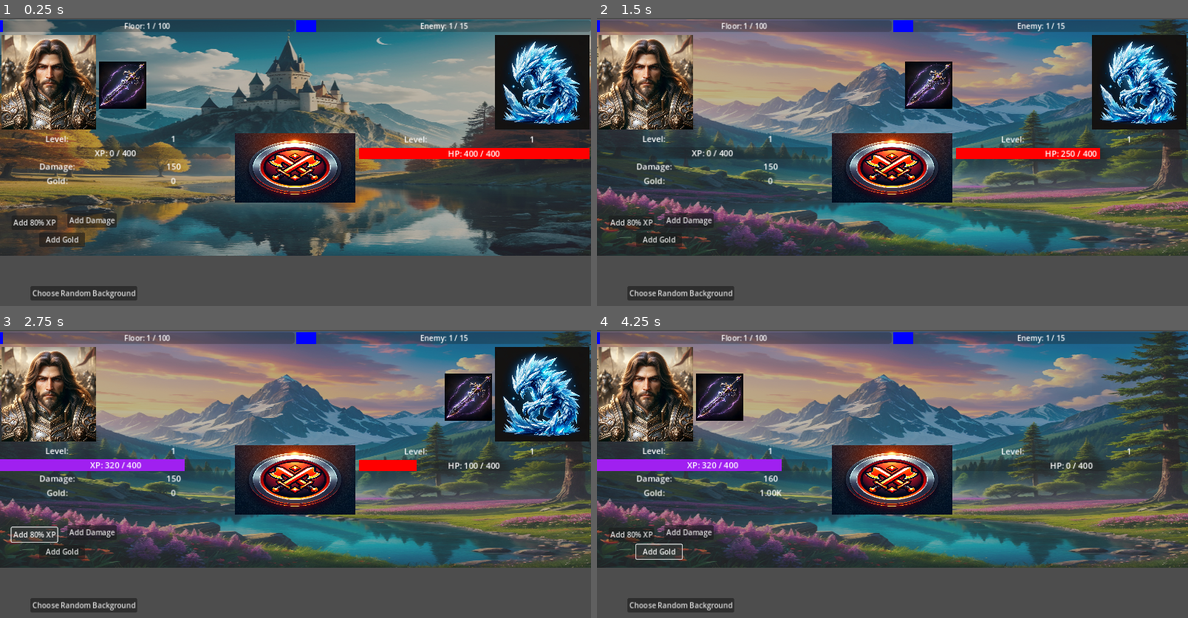
Above: before the commit, frames 1-4 (two rows, left to right).
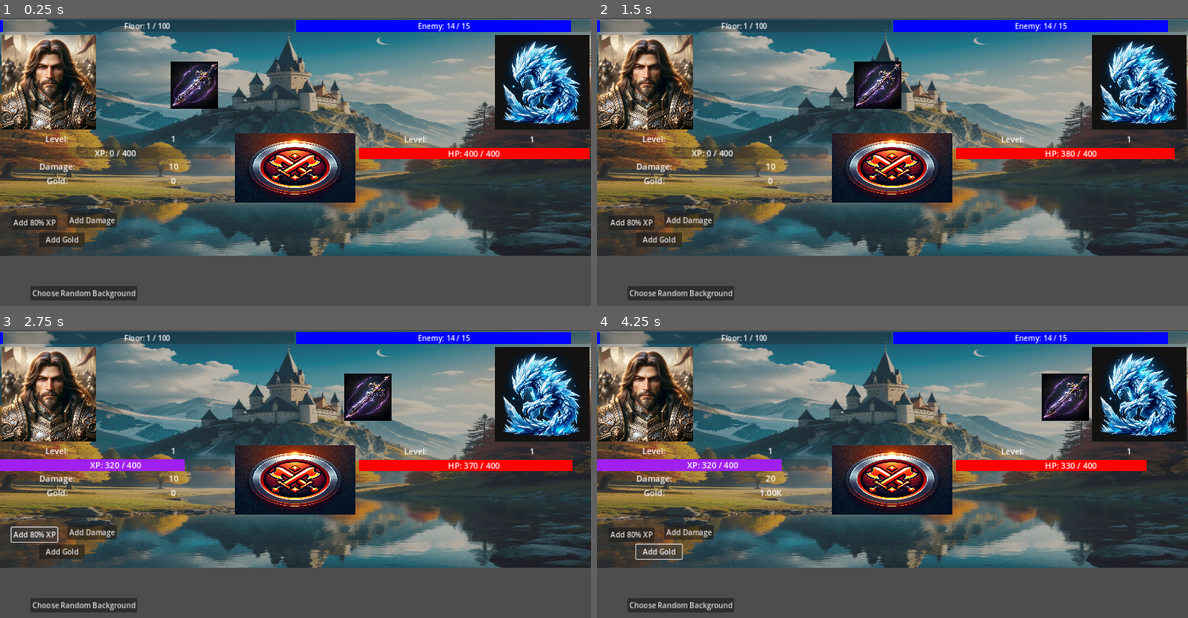
Above: after the commit, the same moments.

Repository: Pepice23/ClimbTheTower
Game: Godot game, scene res://scenes/main/main.tscn
The game is run twice, just before and just after one commit, with the same random seed, the same clock (stepped at 60 frames per second) and the same inputs. The project has no main scene, so this scene is started directly.
Inputs (mouse positions are in pixels of both pictures, inside the frame that each line leads up to):
- Up to frame 1 (0.25 s): no input
- Up to frame 2 (1.5 s): click "Choose Random Background" at 0.5 s; click (892, 167) at 1.25 s
- Up to frame 3 (2.75 s): click "Add 80% XP" at 2 s
- Up to frame 4 (4.25 s): click "Add Damage" at 2.75 s; click "Add Gold" at 3.5 s

The runs differ from the first frame. In frame 1, 4.4% of the frame differs, in the area x 16-97%, y 0-53%; in frame 2, 56%; in frame 3, 55%; in frame 4, 61%, in the area x 0-100%, y 0-83%.

Commit message:
implemented boss battle

Diff:
--- a/autoloads/battle.gd
+++ b/autoloads/battle.gd
@@ -1,8 +1,12 @@
 extends Node
 
-signal begin_normal_battle
+var boss_battle = false
+
+signal begin_battle
 signal player_auto_attack
 signal stop_attack_timer
+signal player_wins_boss_battle
+signal player_loses_boss_battle
 
 # Called when the node enters the scene tree for the first time.
 func _ready():
@@ -16,10 +20,12 @@
 
 func start_boss_battle():
 	print("boss battle started")
+	boss_battle = true
+	emit_signal("begin_battle")
 
 func start_normal_battle():
 	print("normal battle started")
-	emit_signal("begin_normal_battle")
+	emit_signal("begin_battle")
 
 func auto_attack():
 	if EnemyData.enemy_current_hp > 0:
@@ -28,3 +34,16 @@
 		EnemyData.enemy_current_hp = 0
 		emit_signal("stop_attack_timer")
 	emit_signal("player_auto_attack")
+
+func boss_auto_attack():
+	if EnemyData.enemy_current_hp > 0 and EnemyData.boss_time_current > 0:
+		EnemyData.enemy_current_hp -= PlayerData.player_damage
+	if EnemyData.enemy_current_hp <= 0 and EnemyData.boss_time_current > 0:
+		EnemyData.enemy_current_hp = 0
+		emit_signal("stop_attack_timer")
+		emit_signal("player_wins_boss_battle")
+	if EnemyData.boss_time_current == 0 and EnemyData.enemy_current_hp > 0:
+		print("Player lost boss battle")
+		emit_signal("stop_attack_timer")
+		emit_signal("player_loses_boss_battle")
+	emit_signal("player_auto_attack")
--- a/autoloads/enemy_data.gd
+++ b/autoloads/enemy_data.gd
@@ -6,6 +6,7 @@
 var boss_time_current = 30
 
 signal change_enemy_health
+signal change_boss_timer
 
 # Called when the node enters the scene tree for the first time.
 func _ready():
@@ -19,3 +20,7 @@
 	if enemy_current_hp >= PlayerData.player_damage:
 		enemy_current_hp -= PlayerData.player_damage
 		emit_signal("change_enemy_health")
+
+func decrease_boss_timer():
+	boss_time_current -= 1
+	emit_signal("change_boss_timer")
--- a/autoloads/player_data.gd
+++ b/autoloads/player_data.gd
@@ -1,10 +1,10 @@
 extends Node
 
 var current_floor = 1
-var current_enemy = 1
+var current_enemy = 14
 var floor_max = 100
 var enemy_max = 15
-var player_damage = 150
+var player_damage = 10
 var player_level = 1
 var player_current_xp = 0
 var player_max_xp = 400
@@ -38,8 +38,13 @@
 func increase_current_floor():
 	current_floor += 1
 	reset_current_enemy() # If the floor changes enemy will be reset
+	Battle.boss_battle = false
 	emit_signal("change_current_floor")
 	emit_signal("change_enemy_level")
+
+func reset_current_floor():
+	reset_current_enemy()
+	Battle.boss_battle = false
 
 func increase_current_xp(percent=80):
 	player_current_xp += percent / 100.0 * player_max_xp
--- a/scenes/enemy_stat_display/enemy_stat_display.gd
+++ b/scenes/enemy_stat_display/enemy_stat_display.gd
@@ -14,6 +14,7 @@
 	PlayerData.connect("show_boss_timer", toggle_boss_timer_container_visibility)
 	PlayerData.connect("change_enemy_level", enemy_level_update)
 	EnemyData.connect("change_enemy_health", update_hp_progress)
+	EnemyData.connect("change_boss_timer", update_boss_timer_progress)
 	Battle.connect("player_auto_attack", update_hp_progress)
 
 func toggle_boss_timer_container_visibility():
--- a/scenes/main/main.gd
+++ b/scenes/main/main.gd
@@ -6,9 +6,11 @@
 
 # Called when the node enters the scene tree for the first time.
 func _ready():
-	Battle.connect("begin_normal_battle", on_begin_normal_battle)
+	Battle.connect("begin_battle", on_begin_battle)
 	animation_player.connect("animation_finished", on_attack_animation_finished)
 	Battle.connect("stop_attack_timer", battle_finished)
+	Battle.connect("player_wins_boss_battle", player_wins_boss_battle)
+	Battle.connect("player_loses_boss_battle", player_loses_boss_battle)
 	Battle.start_battle()
 
 func _on_attack_timer_timeout():
@@ -27,15 +29,19 @@
 	PlayerData.increase_current_gold()
 
 func _on_choose_bg_pressed():
-	Helpers.choose_random_background()
-	background_image.texture = load(Helpers.random_background)
+	pass
 
-func on_begin_normal_battle():
+func on_begin_battle():
 	attack_timer.start()
 
 func on_attack_animation_finished(animation_name):
 	if animation_name == "weapon_attack":
-		Battle.auto_attack()
+		if Battle.boss_battle:
+			EnemyData.decrease_boss_timer()
+			Battle.boss_auto_attack()
+		else:
+			Battle.auto_attack()
+
 	if animation_name == "RESET":
 		animation_player.play("enemy_disappear")
 	if animation_name == "enemy_disappear":
@@ -50,3 +56,13 @@
 func battle_finished():
 	attack_timer.stop()
 	animation_player.play("RESET")
+
+func player_wins_boss_battle():
+	PlayerData.increase_current_floor()
+	PlayerData.increase_current_xp(20)
+	PlayerData.increase_current_gold(40)
+	Helpers.choose_random_background()
+	background_image.texture = load(Helpers.random_background)
+
+func player_loses_boss_battle():
+	PlayerData.reset_current_floor()
--- a/scenes/main/main.tscn
+++ b/scenes/main/main.tscn
@@ -23,6 +23,7 @@
 position = Vector2(0, 35)
 
 [node name="AttackTimer" type="Timer" parent="."]
+wait_time = 0.05
 
 [node name="EnemyStatDisplay" parent="." instance=ExtResource("4_nqcjs")]
 offset_left = 777.0
